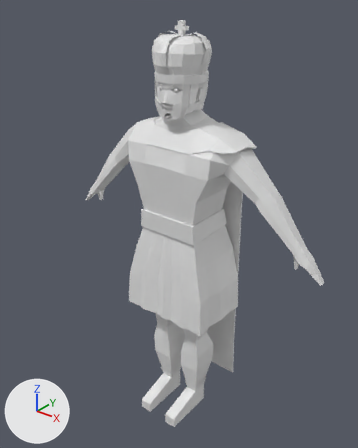
The FBX model Assets/Meshes/Characters/Carrara Golems/carraraking_base.fbx: old version first, new version second.
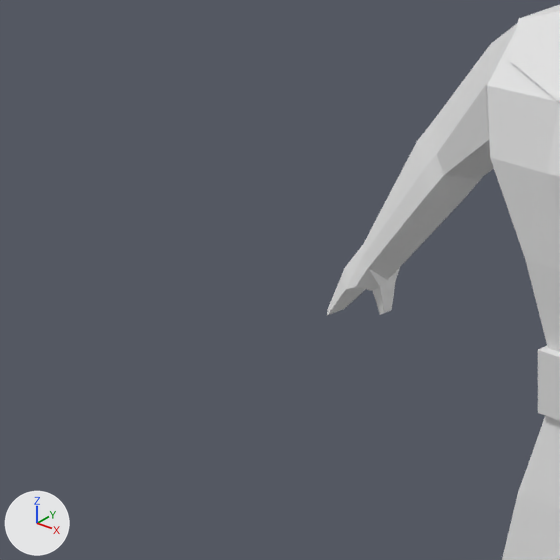
There are two pictures of each version: one whole from a 50 mm camera at (1.203, -1.527, 1.923) aimed at (0.001, -0.025, 0.992), one close up on the part from 0% to 41% of the width and 26% to 59% of the height. The axes (+X, +Y, +Z) are drawn at lower left. The lights are the same throughout. The last two pictures show the newer version.

Names of what the first close-up shows: 'carrara king'.
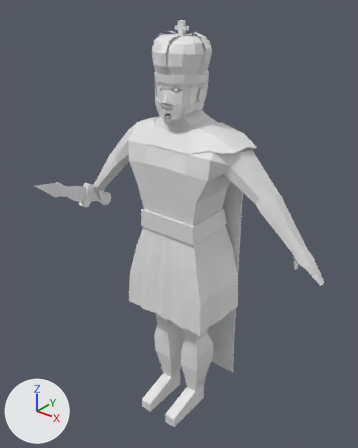
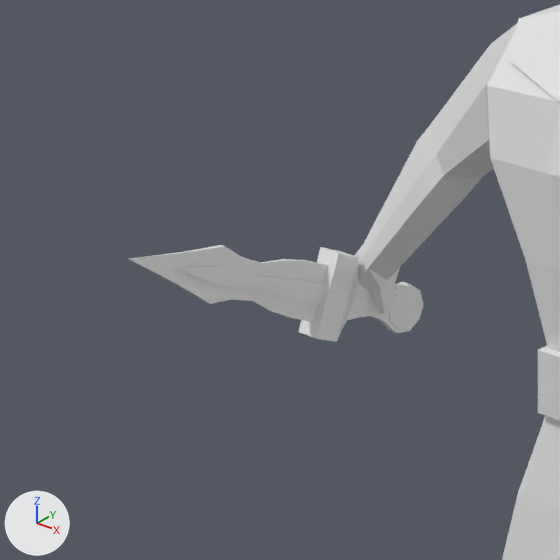
Where the newer file only moved an object's origin or applied its transform, the numbers keep the older frame.

The edits, one by one:
me_cube_008 is used by ob_carrara_king; location (0.0, 0.0, 0.0).
me_cube_008 had 1541 vertices, 1493 faces and spanned x -0.65..0.65, y -0.19..0.18, z 0.0..1.8.
me_cube_008 now has 1726 vertices, 1669 faces and spans x -0.65..0.65, y -0.34..0.18, z 0.0..1.8.
me_cube_008 part 1: a new loose piece of 102 vertices spanning x -0.57..-0.54, y -0.09..0.1, z 0.9..1.05.
me_cube_008 part 2: a new loose piece of 83 vertices spanning x -0.56..-0.55, y -0.34..-0.05, z 0.96..1.13.

What differs and where, as boxes (x1, y1, x2, y2) in the close-ups (560 x 560 px):
'carrara king', reshaped
    before: (327, 4, 560, 560)
    after: (128, 4, 560, 560)
part 1 of me_cube_008, added
    after: (299, 247, 423, 342)
part 2 of me_cube_008, added
    after: (128, 245, 328, 321)
